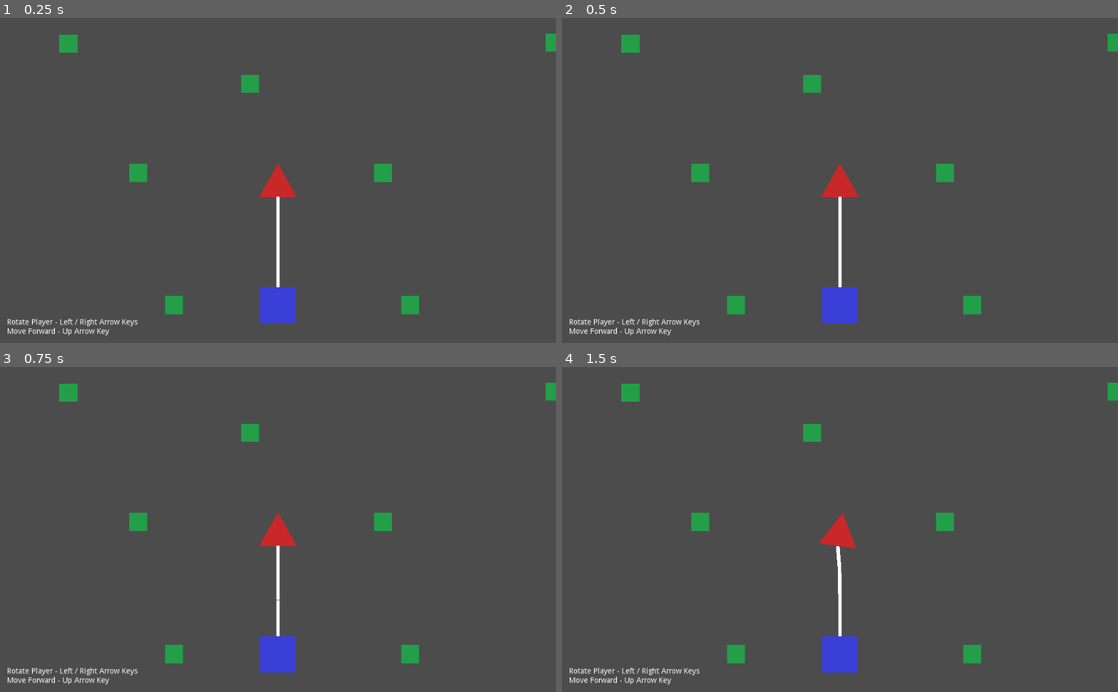
Above: before the commit, frames 1-4 (two rows, left to right).
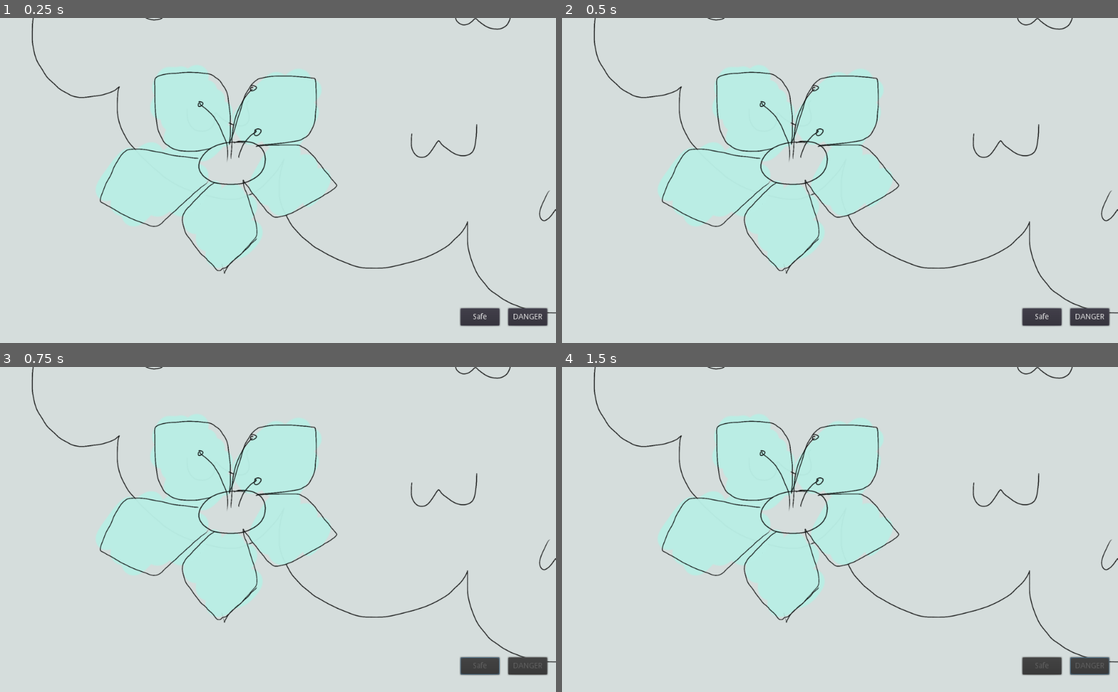
Above: after the commit, the same moments.

Repository: Niimphu/FiresideGameJam2023
Game: Godot game, scene res://GuidebookPrototype/TestLevel.tscn
Same seed, same stepped clock (60 frames per second), same inputs: the game is played once before the commit and once after it. Before the commit the project starts from res://Testing/DraggingTestLevel.tscn.
Inputs (mouse positions are in pixels of both pictures, inside the frame that each line leads up to):
- Up to frame 1 (0.25 s): no input
- Up to frame 2 (0.5 s): no input
- Up to frame 3 (0.75 s): click (478, 666) at 0.5 s, where only the run after the commit has a clickable "Safe"
- Up to frame 4 (1.5 s): tap Enter at 1.25 s; hold Right (ui_right) from 1.28 s (still down)

The runs differ from the first frame. In frame 1, 99% of the frame differs, in the area x 0-100%, y 0-100%; in frame 2, 99%; in frame 3, 99%; in frame 4, 99%.

Commit message:
changed default level to guidebook

Diff:
--- a/project.godot
+++ b/project.godot
@@ -11,7 +11,7 @@
 [application]
 
 config/name="Fireside Jam 2023"
-run/main_scene="res://Testing/DraggingTestLevel.tscn"
+run/main_scene="res://GuidebookPrototype/TestLevel.tscn"
 config/icon="res://icon.png"
 
 [gui]
